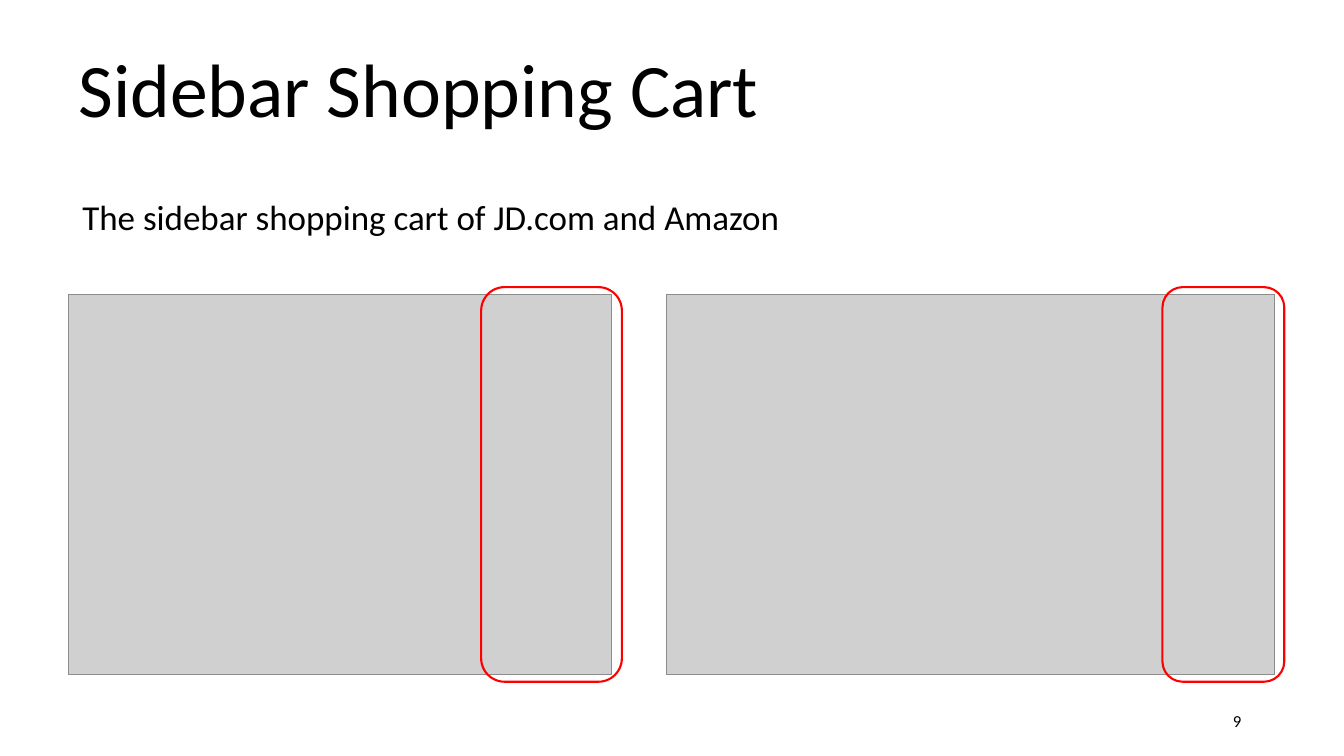
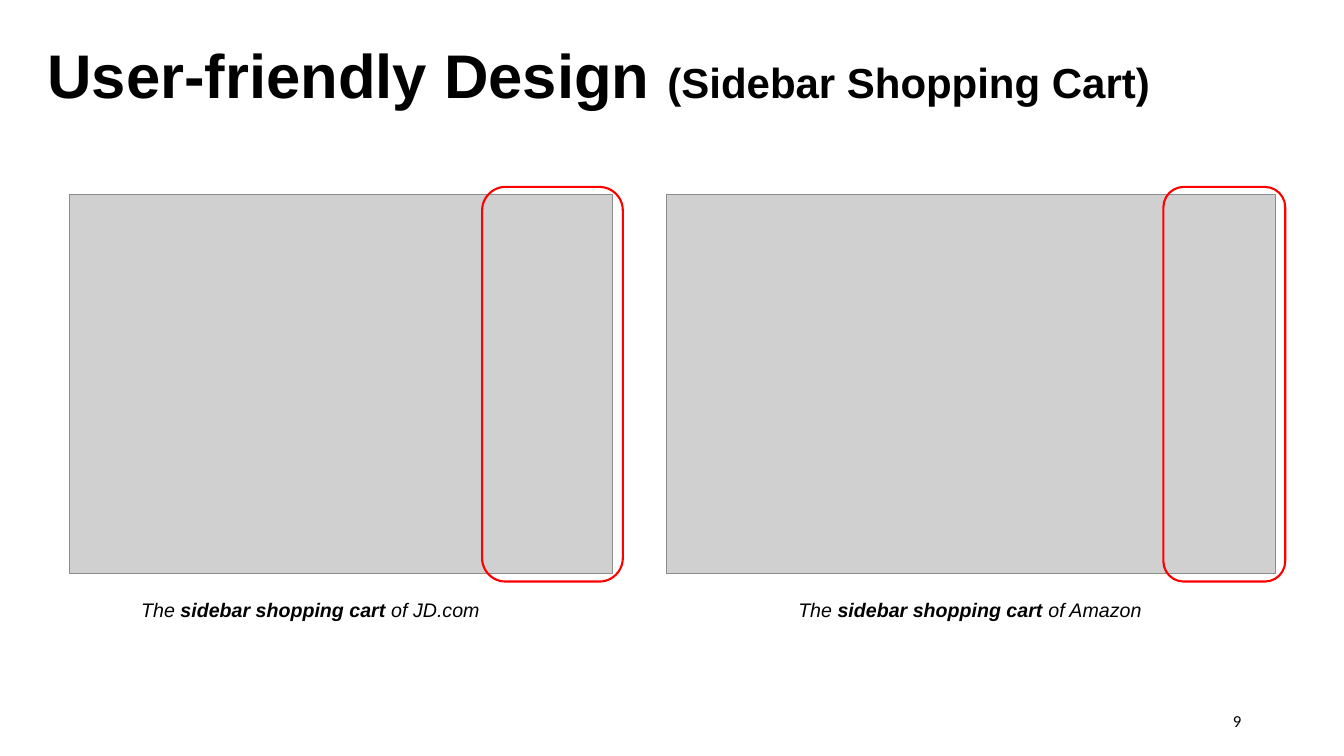
Before and after one commit to lrrong2020/Technical-Writing, a slide deck: slide 9 of Technical Writing.pptx. Drawn at 1344x756 pixels with LibreOffice and Linux fonts; fonts in the diff are those of the drawing; grey boxes stand for pictures. Boxes give left, top, right and bottom in pixels: in the first picture for what was removed or moved away, otherwise in the second. Text is boxed around its words. In the diff, an @@ line names an element or a change of style, - is before the commit and + after.

```diff
--- a/Technical Writing.pptx
+++ b/Technical Writing.pptx
@@ text at <box>47,53,1150,110</box>: text changed; size 54 to 30 pt; font Calibri to Arial; bold on @@
-Sidebar Shopping Cart
+User-friendly Design (Sidebar Shopping Cart)
@@ 2 pictures, 2 rounded rectangles: place and size @@
-2 pictures, 2 rounded rectangles at <box>69,287,1285,682</box>
+2 pictures, 2 rounded rectangles at <box>70,187,1286,581</box>
@@ text at <box>141,602,480,621</box>: text changed; size 25 to 14 pt; font Calibri to Arial; bold on; italic on @@
-The sidebar shopping cart of JD.com and Amazon
+The sidebar shopping cart of JD.com
@@ text added at <box>798,602,1141,621</box>, 14 pt, text #000000, bold, italic @@
+The sidebar shopping cart of Amazon
```
Also in this commit, not shown: 10 other slides changed.
